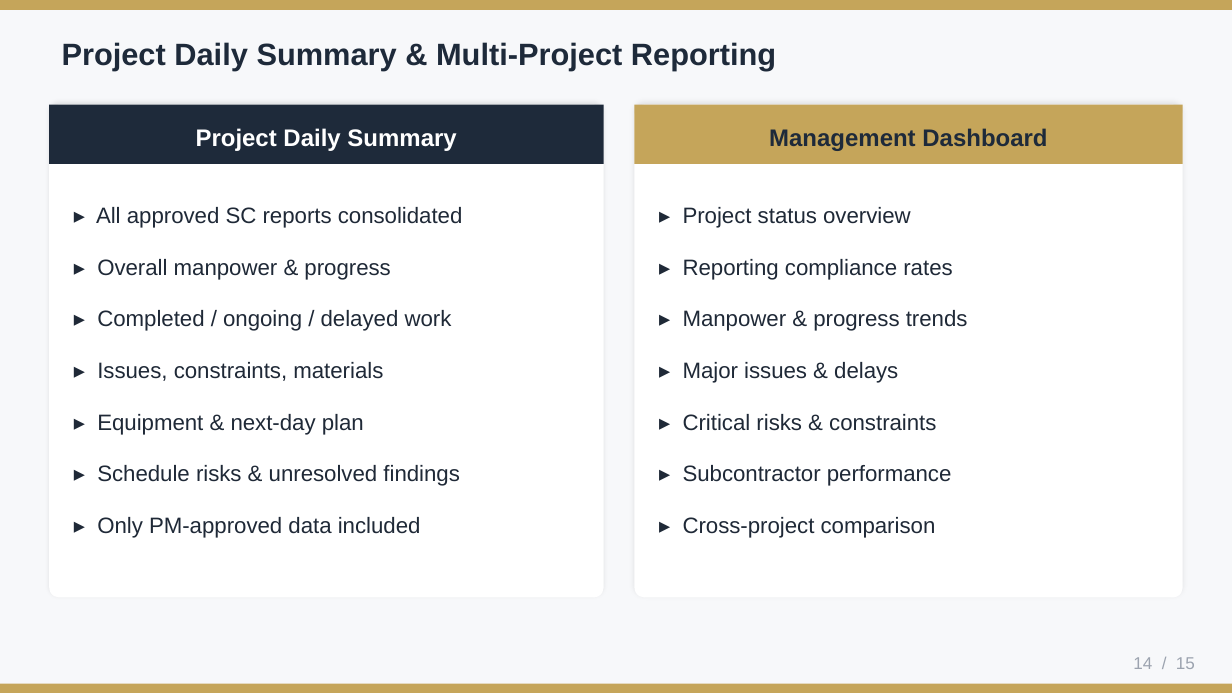
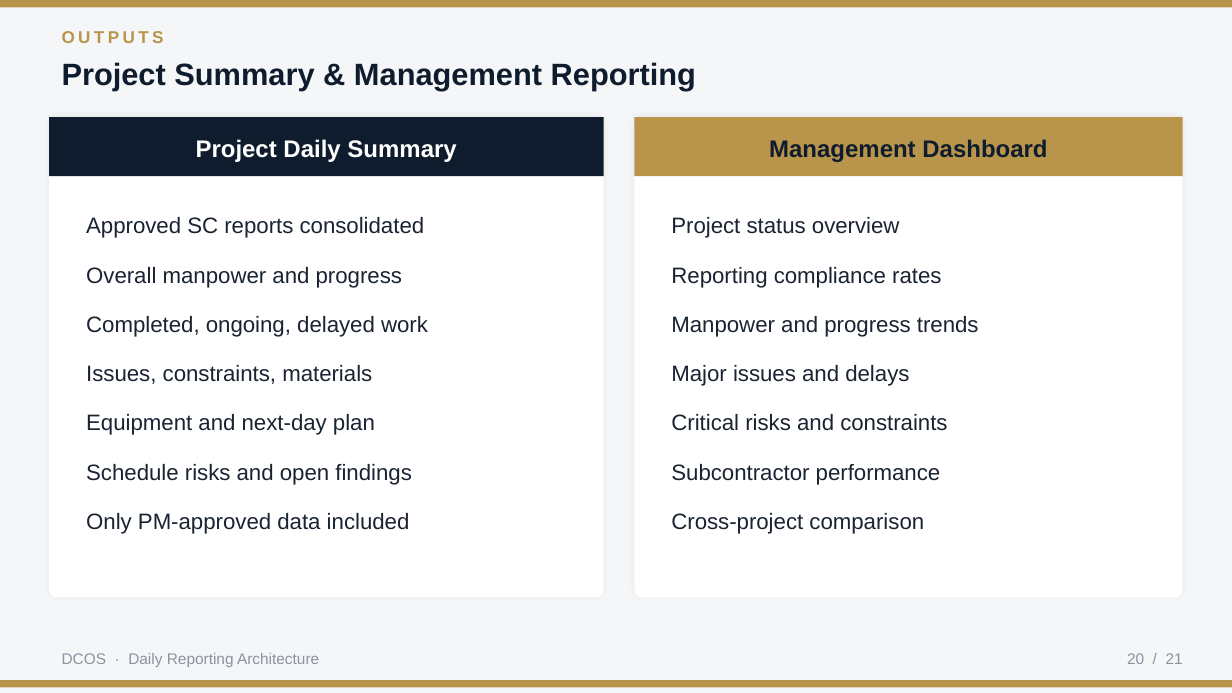
Before and after one commit to Liheng-Code/dcos-system, a slide deck: slide 20 of docs/04-Business-Modules/10-Construction/10-01-Daily-Reporting/DCOS_Telegram_Daily_Reporting_System.pptx (slide 14 before the commit). Drawn at 1232x693 pixels with LibreOffice and Linux fonts; fonts in the diff are those of the drawing. Boxes give left, top, right and bottom in pixels: in the first picture for what was removed or moved away, otherwise in the second. Text is boxed around its words. In the diff, an @@ line names an element or a change of style, - is before the commit and + after.

```diff
--- a/docs/04-Business-Modules/10-Construction/10-01-Daily-Reporting/DCOS_Telegram_Daily_Reporting_System.pptx
+++ b/docs/04-Business-Modules/10-Construction/10-01-Daily-Reporting/DCOS_Telegram_Daily_Reporting_System.pptx
@@ background #F7F8FA to #F5F6F8 @@
@@ text added at box(62, 31, 164, 43), 10 pt, text #B8954A, bold @@
+OUTPUTS
@@ text at box(62, 62, 696, 90): text changed; text colour #1E2A3A to #0F1C2E @@
-Project Daily Summary & Multi-Project Reporting
+Project Summary & Management Reporting
@@ 2 texts, 2 rectangles: place and size @@
-2 texts, 2 rectangles at box(49, 105, 1183, 164)
+2 texts, 2 rectangles at box(49, 117, 1183, 176)
@@ rounded rectangle: place and size @@
-rounded rectangle at box(49, 105, 604, 598)
+rounded rectangle at box(49, 117, 604, 598)
@@ rounded rectangle at box(49, 117, 604, 598): shadow changed; proportions changed @@
@@ rectangle at box(49, 117, 604, 176): fill #1E2A3A to #0F1C2E @@
@@ rounded rectangle at box(634, 117, 1183, 598): shadow changed; proportions changed @@
@@ rounded rectangle: place and size @@
-rounded rectangle at box(634, 105, 1183, 598)
+rounded rectangle at box(634, 117, 1183, 598)
@@ fill #C5A55A to #B8954A in 3 elements at box(0, 0, 1232, 7), box(0, 680, 1232, 687), box(634, 117, 1183, 176) @@
@@ text "Management Dashboard" at box(769, 139, 1047, 162): text colour #1E2A3A to #0F1C2E @@
@@ text at box(86, 217, 425, 238): text changed; text colour #1F2937 to #1A2332 @@
-▸ All approved SC reports consolidated
+Approved SC reports consolidated
@@ text at box(671, 217, 900, 238): text changed; text colour #1F2937 to #1A2332 @@
-▸ Project status overview
+Project status overview
@@ text at box(86, 267, 402, 288): text changed; text colour #1F2937 to #1A2332 @@
-▸ Overall manpower & progress
+Overall manpower and progress
@@ text at box(671, 267, 941, 288): text changed; text colour #1F2937 to #1A2332 @@
-▸ Reporting compliance rates
+Reporting compliance rates
@@ text at box(86, 316, 428, 337): text changed; text colour #1F2937 to #1A2332 @@
-▸ Completed / ongoing / delayed work
+Completed, ongoing, delayed work
@@ text at box(671, 316, 979, 337): text changed; text colour #1F2937 to #1A2332 @@
-▸ Manpower & progress trends
+Manpower and progress trends
@@ text at box(86, 365, 372, 384): text changed; text colour #1F2937 to #1A2332 @@
-▸ Issues, constraints, materials
+Issues, constraints, materials
@@ text at box(671, 365, 909, 386): text changed; text colour #1F2937 to #1A2332 @@
-▸ Major issues & delays
+Major issues and delays
@@ text at box(86, 414, 375, 435): text changed; text colour #1F2937 to #1A2332 @@
-▸ Equipment & next-day plan
+Equipment and next-day plan
@@ text at box(671, 414, 947, 431): text changed; text colour #1F2937 to #1A2332 @@
-▸ Critical risks & constraints
+Critical risks and constraints
@@ text at box(86, 464, 412, 485): text changed; text colour #1F2937 to #1A2332 @@
-▸ Schedule risks & unresolved findings
+Schedule risks and open findings
@@ text at box(671, 464, 941, 485): text changed; text colour #1F2937 to #1A2332 @@
-▸ Subcontractor performance
+Subcontractor performance
@@ text at box(86, 513, 410, 534): text changed; text colour #1F2937 to #1A2332 @@
-▸ Only PM-approved data included
+Only PM-approved data included
@@ text at box(671, 513, 924, 534): text changed; text colour #1F2937 to #1A2332 @@
-▸ Cross-project comparison
+Cross-project comparison
@@ text added at box(62, 653, 319, 667), 9 pt, text #8B93A0 @@
+DCOS · Daily Reporting Architecture
@@ text added at box(1127, 653, 1183, 664), 9 pt, text #8B93A0 @@
+20 / 21
@@ text removed at box(1133, 657, 1195, 669) @@
-14 / 15
@@ rectangle: place and size @@
-rectangle at box(0, 684, 1232, 692)
+rectangle at box(0, 680, 1232, 687)
```
Also in this commit, not shown: 12 other slides changed, 8 slides added, 2 slides removed, 1 other file.
